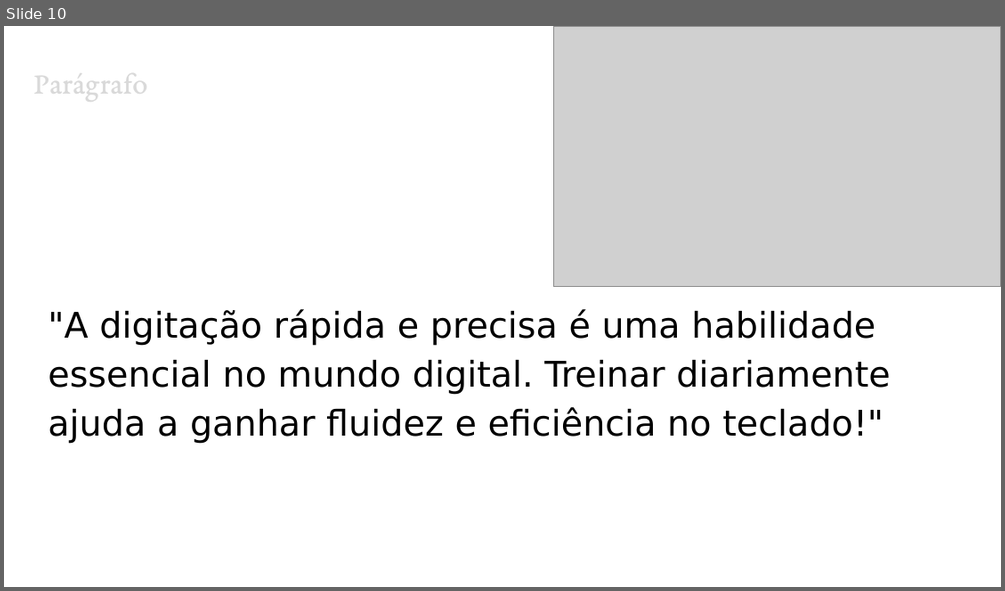
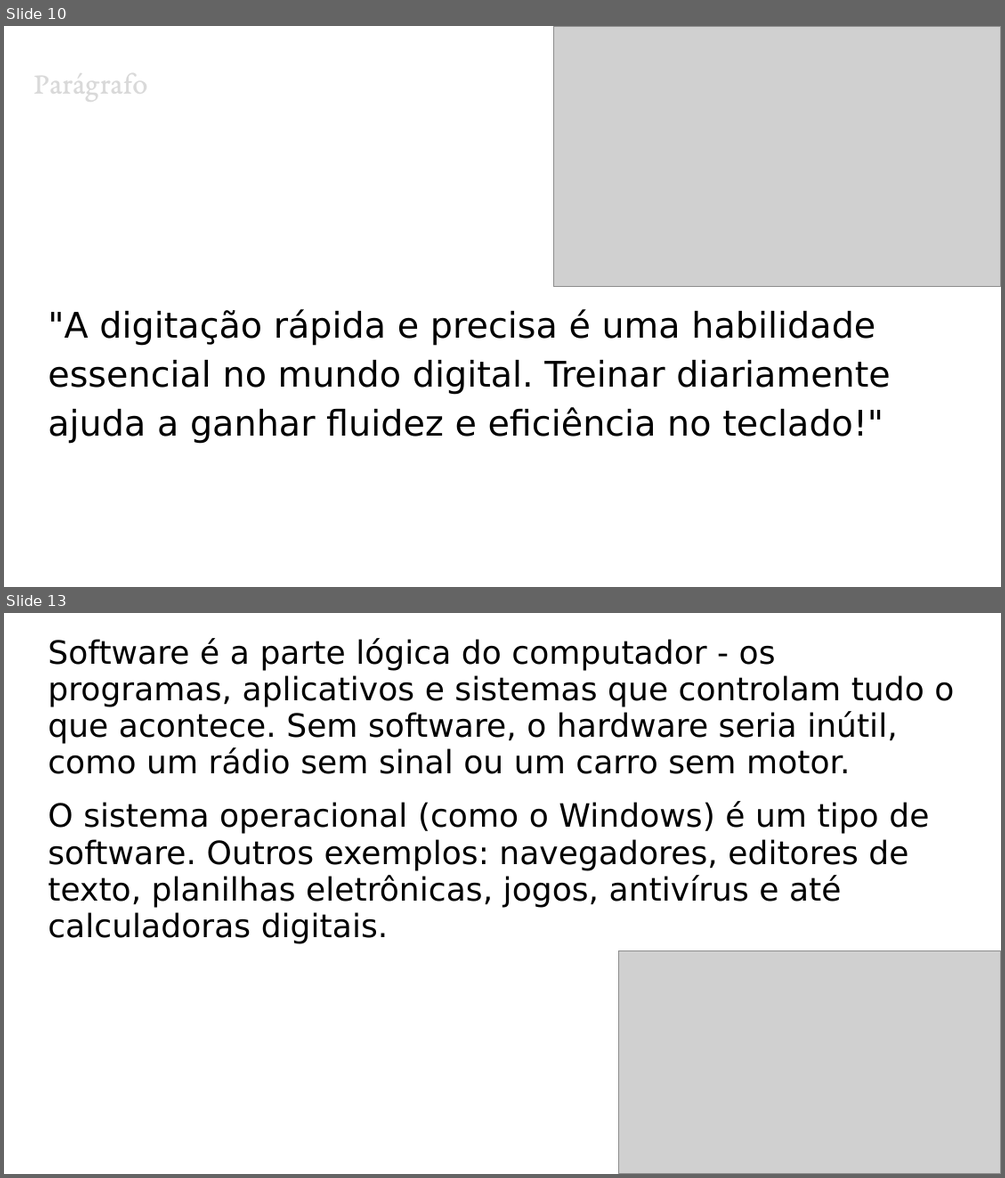
Before and after one commit to Eridhonson/professor, a slide deck: Windows/Windows - Aula 3 - Digitação no Teclado ABNT2.pptx. Shown one above the other, each under a label of ours: slide 10 before the commit, slides 10 and 13 after it; the slides between them are not shown. The pictures are 1005x591 and 1005x1178 pixels, drawn with LibreOffice and Linux fonts; fonts in the diff are those of the drawing; grey boxes stand for pictures. Boxes give left, top, right and bottom in pixels: in the first picture for what was removed or moved away, otherwise in the second. Text is boxed around its words. In the diff, an @@ line names an element or a change of style, - is before the commit and + after.

```diff
--- a/Windows/Windows - Aula 3 - Digitação no Teclado ABNT2.pptx
+++ b/Windows/Windows - Aula 3 - Digitação no Teclado ABNT2.pptx
@@ slide 13 added at (4,613,1001,1174), background #FFFFFF @@
@@ text added at (48,638,954,944), 23.2 pt, text #000000 @@
+Software é a parte lógica do computador - os programas, aplicativos e sistemas que controlam tudo o que acontece. Sem software, o hardware seria inútil, como um rádio sem sinal ou um carro sem motor.
+O sistema operacional (como o Windows) é um tipo de software. Outros exemplos: navegadores, editores de texto, planilhas eletrônicas, jogos, antivírus e até calculadoras digitais.
@@ picture added at (619,951,1001,1173) @@
```
Also in this commit, not shown: 8 other slides added.
